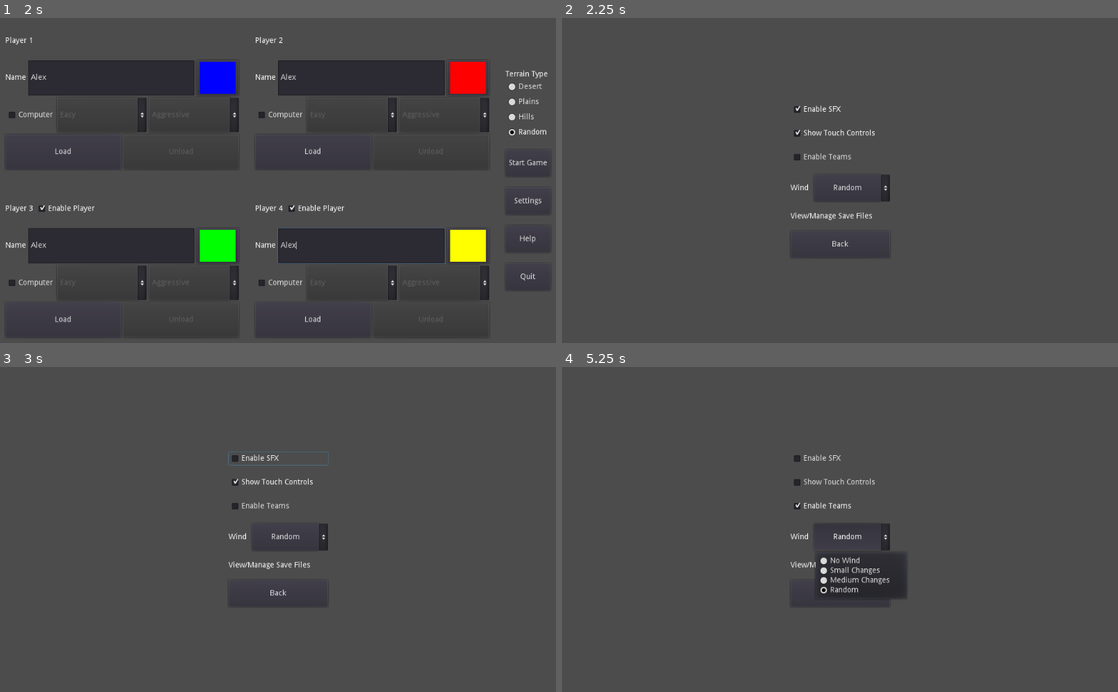
Above: before the commit, frames 1-4 (two rows, left to right).
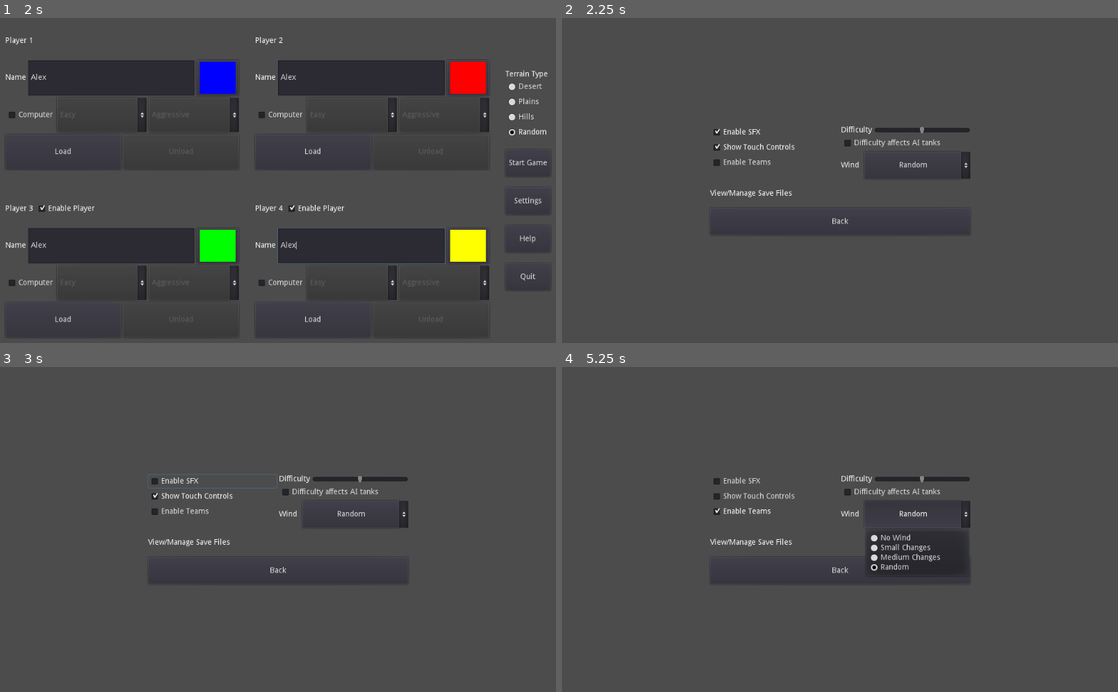
Above: after the commit, the same moments.

Repository: Arc676/Tanks-Godot
Game: Godot game, scene res://Scenes/Screens/Main Menu.tscn
Two runs of this game, one before a commit and one after it. Both use one fixed random seed, a clock stepped at 60 frames per second and the inputs below.
Inputs (mouse positions are in pixels of both pictures, inside the frame that each line leads up to):
- Up to frame 1 (2 s): click (111, 76) at 0.52 s; type "Alex" at 0.6 s; click (111, 245) at 0.75 s; type "Alex" at 0.83 s; click (361, 76) at 0.98 s; type "Alex" at 1.07 s; click (361, 245) at 1.27 s; type "Alex" at 1.35 s
- Up to frame 2 (2.25 s): click "Settings" at 2 s
- Up to frame 3 (3 s): click "Enable SFX" at 2.75 s
- Up to frame 4 (5.25 s): click "Show Touch Controls" at 3.5 s; click "Enable Teams" at 4.25 s; click "Random" at 5 s

Frame 1 is identical in both runs. In frame 2, 1.8% of the frame differs, in the area x 26-74%, y 26-71%; in frame 3, 2.0%; in frame 4, 4.6%, in the area x 26-74%, y 26-72%.

Commit message:
Add difficulty slider
Scale down projectile impact distance to make game easier
Split settings into two columns

Diff:
--- a/Scenes/Screens/Settings.tscn
+++ b/Scenes/Screens/Settings.tscn
@@ -2,7 +2,7 @@
 
 [ext_resource path="res://Scripts/Screens/Settings.gd" type="Script" id=1]
 
-[node name="Control" type="Control"]
+[node name="Settings" type="Control"]
 anchor_right = 1.0
 anchor_bottom = 1.0
 script = ExtResource( 1 )
@@ -10,12 +10,15 @@
 "_edit_use_anchors_": false
 }
 
-[node name="VBoxContainer" type="VBoxContainer" parent="."]
+[node name="Rows" type="VBoxContainer" parent="."]
 anchor_left = 0.5
+anchor_top = 0.5
 anchor_right = 0.5
-anchor_bottom = 1.0
-margin_left = -91.5
-margin_right = 91.5
+anchor_bottom = 0.5
+margin_left = -239.5
+margin_top = -183.0
+margin_right = 239.5
+margin_bottom = 183.0
 size_flags_horizontal = 3
 size_flags_vertical = 3
 custom_constants/separation = 20
@@ -24,39 +27,79 @@
 "_edit_use_anchors_": false
 }
 
-[node name="Enable SFX" type="CheckBox" parent="VBoxContainer"]
-margin_top = 157.0
-margin_right = 183.0
-margin_bottom = 181.0
+[node name="Options" type="HBoxContainer" parent="Rows"]
+margin_top = 82.0
+margin_right = 479.0
+margin_bottom = 180.0
+
+[node name="UI" type="VBoxContainer" parent="Rows/Options"]
+margin_right = 237.0
+margin_bottom = 98.0
+size_flags_horizontal = 3
+
+[node name="Enable SFX" type="CheckBox" parent="Rows/Options/UI"]
+margin_right = 237.0
+margin_bottom = 24.0
 text = "Enable SFX"
 
-[node name="Enable Touch UI" type="CheckBox" parent="VBoxContainer"]
-margin_top = 201.0
-margin_right = 183.0
-margin_bottom = 225.0
+[node name="Enable Touch UI" type="CheckBox" parent="Rows/Options/UI"]
+margin_top = 28.0
+margin_right = 237.0
+margin_bottom = 52.0
 text = "Show Touch Controls"
 
-[node name="Enable Teams" type="CheckBox" parent="VBoxContainer"]
-margin_top = 245.0
-margin_right = 183.0
-margin_bottom = 269.0
+[node name="Enable Teams" type="CheckBox" parent="Rows/Options/UI"]
+margin_top = 56.0
+margin_right = 237.0
+margin_bottom = 80.0
 text = "Enable Teams"
 
-[node name="HBoxContainer" type="HBoxContainer" parent="VBoxContainer"]
-margin_top = 289.0
-margin_right = 183.0
-margin_bottom = 339.0
+[node name="Gameplay" type="VBoxContainer" parent="Rows/Options"]
+margin_left = 241.0
+margin_right = 479.0
+margin_bottom = 98.0
+size_flags_horizontal = 3
+
+[node name="Difficulty" type="HBoxContainer" parent="Rows/Options/Gameplay"]
+margin_right = 238.0
+margin_bottom = 16.0
+
+[node name="Label" type="Label" parent="Rows/Options/Gameplay/Difficulty"]
+margin_top = 1.0
+margin_right = 57.0
+margin_bottom = 15.0
+text = "Difficulty"
+
+[node name="Difficulty Slider" type="HSlider" parent="Rows/Options/Gameplay/Difficulty"]
+margin_left = 61.0
+margin_right = 238.0
+margin_bottom = 16.0
+size_flags_horizontal = 3
+max_value = 1.0
+step = 0.1
+value = 0.5
+
+[node name="Enable CC Scaling" type="CheckBox" parent="Rows/Options/Gameplay"]
+margin_top = 20.0
+margin_right = 238.0
+margin_bottom = 44.0
+text = "Difficulty affects AI tanks"
+
+[node name="Wind" type="HBoxContainer" parent="Rows/Options/Gameplay"]
+margin_top = 48.0
+margin_right = 238.0
+margin_bottom = 98.0
 custom_constants/separation = 10
 
-[node name="Label" type="Label" parent="VBoxContainer/HBoxContainer"]
+[node name="Label" type="Label" parent="Rows/Options/Gameplay/Wind"]
 margin_top = 18.0
 margin_right = 33.0
 margin_bottom = 32.0
 text = "Wind"
 
-[node name="Wind" type="OptionButton" parent="VBoxContainer/HBoxContainer"]
+[node name="Wind" type="OptionButton" parent="Rows/Options/Gameplay/Wind"]
 margin_left = 43.0
-margin_right = 183.0
+margin_right = 238.0
 margin_bottom = 50.0
 rect_min_size = Vector2( 140, 50 )
 size_flags_horizontal = 3
@@ -65,24 +108,27 @@
 items = [ "No Wind", null, false, 0, null, "Small Changes", null, false, 1, null, "Medium Changes", null, false, 2, null, "Random", null, false, 3, null ]
 selected = 3
 
-[node name="Save Files" type="VBoxContainer" parent="VBoxContainer"]
-margin_top = 359.0
-margin_right = 183.0
-margin_bottom = 373.0
+[node name="Save Files" type="VBoxContainer" parent="Rows"]
+margin_top = 200.0
+margin_right = 479.0
+margin_bottom = 214.0
 
-[node name="Label" type="Label" parent="VBoxContainer/Save Files"]
-margin_right = 183.0
+[node name="Label" type="Label" parent="Rows/Save Files"]
+margin_right = 479.0
 margin_bottom = 14.0
 text = "View/Manage Save Files"
 
-[node name="Back to Main" type="Button" parent="VBoxContainer"]
-margin_top = 393.0
-margin_right = 183.0
-margin_bottom = 443.0
+[node name="Back to Main" type="Button" parent="Rows"]
+margin_top = 234.0
+margin_right = 479.0
+margin_bottom = 284.0
 rect_min_size = Vector2( 0, 50 )
 text = "Back"
-[connection signal="toggled" from="VBoxContainer/Enable SFX" to="." method="setSFX"]
-[connection signal="toggled" from="VBoxContainer/Enable Touch UI" to="." method="setTouchUI"]
-[connection signal="toggled" from="VBoxContainer/Enable Teams" to="." method="setTeams"]
-[connection signal="item_selected" from="VBoxContainer/HBoxContainer/Wind" to="." method="changeWindSetting"]
-[connection signal="pressed" from="VBoxContainer/Back to Main" to="." method="returnToMain"]
+
+[connection signal="toggled" from="Rows/Options/UI/Enable SFX" to="." method="setSFX"]
+[connection signal="toggled" from="Rows/Options/UI/Enable Touch UI" to="." method="setTouchUI"]
+[connection signal="toggled" from="Rows/Options/UI/Enable Teams" to="." method="setTeams"]
+[connection signal="value_changed" from="Rows/Options/Gameplay/Difficulty/Difficulty Slider" to="." method="setDifficulty"]
+[connection signal="toggled" from="Rows/Options/Gameplay/Enable CC Scaling" to="." method="toggleCCScaling"]
+[connection signal="item_selected" from="Rows/Options/Gameplay/Wind/Wind" to="." method="changeWindSetting"]
+[connection signal="pressed" from="Rows/Back to Main" to="." method="returnToMain"]
--- a/Scripts/Entities/Projectile.gd
+++ b/Scripts/Entities/Projectile.gd
@@ -69,6 +69,8 @@
 	for tank in Globals.players:
 		if tank.hp > 0:
 			var dist = (position - tank.position).length()
+			if !srcPlayer.isCC or Globals.gameSettings["scaleForCCs"]:
+				dist /= Globals.gameSettings["scaleDmgDist"]
 			if dist < blastRadius:
 				var score = 2 * floor(50 * blastRadius / max(1, dist))
 				var dmg = damage / pow(dist / 20, 2) if dist > 20 else damage * 1.5
--- a/Scripts/Screens/Settings.gd
+++ b/Scripts/Screens/Settings.gd
@@ -18,16 +18,21 @@
 
 onready var tree = get_tree()
 
+func _ready():
+	$"Rows/Options/UI/Enable SFX".pressed = Globals.gameSettings.sfx
+	$"Rows/Options/UI/Enable Touch UI".pressed = Globals.gameSettings.touchUI
+	$"Rows/Options/UI/Enable Teams".pressed = Globals.gameSettings.teams
 
-func _ready():
-	$"VBoxContainer/Enable SFX".pressed = Globals.gameSettings.sfx
-	$"VBoxContainer/Enable Touch UI".pressed = Globals.gameSettings.touchUI
-	$"VBoxContainer/Enable Teams".pressed = Globals.gameSettings.teams
-	$VBoxContainer/HBoxContainer/Wind.selected = Globals.gameSettings.wind
+	$"Rows/Options/Gameplay/Difficulty/Difficulty Slider".value = 1 - inverse_lerp(
+		1, 1.8,
+		Globals.gameSettings.scaleDmgDist
+	)
+	$"Rows/Options/Gameplay/Enable CC Scaling".pressed = Globals.gameSettings.scaleForCCs
+	$Rows/Options/Gameplay/Wind/Wind.selected = Globals.gameSettings.wind
 
 	for file in Globals.saveFiles:
 		var entry = savefile.instance()
-		$"VBoxContainer/Save Files".add_child(entry)
+		$"Rows/Save Files".add_child(entry)
 		entry.loadSave(file)
 
 func returnToMain():
@@ -46,3 +51,9 @@
 
 func changeWindSetting(setting):
 	Globals.gameSettings.wind = setting
+
+func setDifficulty(value):
+	Globals.gameSettings.scaleDmgDist = lerp(1, 1.8, 1 - value)
+
+func toggleCCScaling(pressed):
+	Globals.gameSettings.scaleForCCs = pressed
--- a/Scripts/Singletons/Globals.gd
+++ b/Scripts/Singletons/Globals.gd
@@ -25,6 +25,8 @@
 
 var gameSettings = {
 	"storeSkipCCs" : false,
+	"scaleDmgDist" : 1.4,
+	"scaleForCCs" : false,
 	"wind" : WIND_SETTING.RANDOM_WIND,
 	"teams" : false,
 	"sfx" : true,
